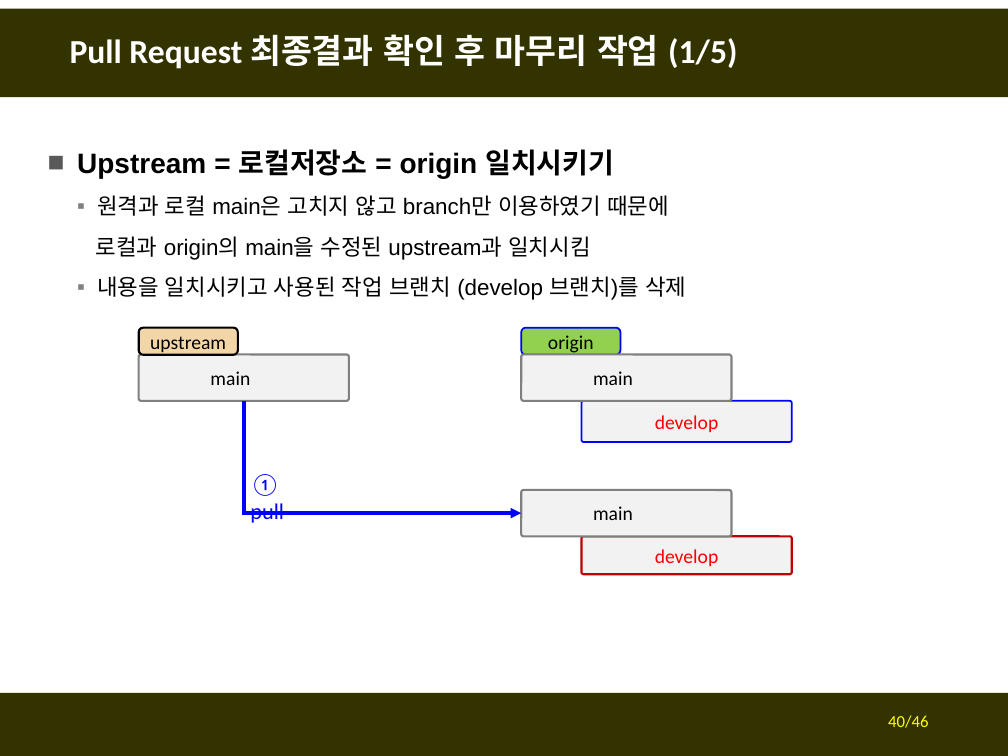
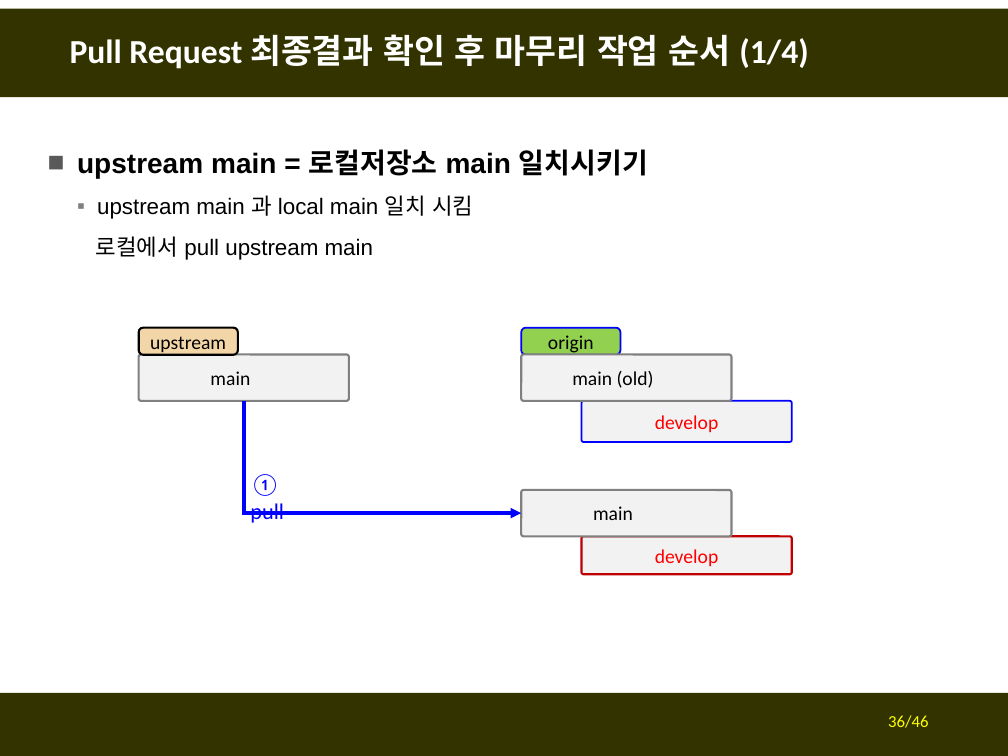
Before and after one commit to fasthill/github-lecture, a slide deck: slide 36 of git및github첫걸음3-forkclonePR.pptx (slide 40 before the commit). Drawn at 1008x756 pixels with LibreOffice and Linux fonts; fonts in the diff are those of the drawing. Boxes give left, top, right and bottom in pixels: in the first picture for what was removed or moved away, otherwise in the second. Text is boxed around its words. In the diff, an @@ line names an element or a change of style, - is before the commit and + after.

```diff
--- a/git및github첫걸음3-forkclonePR.pptx
+++ b/git및github첫걸음3-forkclonePR.pptx
@@ title at box(70, 34, 808, 69): text changed @@
-Pull Request 최종결과 확인 후 마무리 작업 (1/5)
+Pull Request 최종결과 확인 후 마무리 작업 순서 (1/4)
@@ text at box(77, 149, 648, 260): text changed @@
-■ Upstream = 로컬저장소 = origin 일치시키기
-  ▪ 원격과 로컬 main은 고치지 않고 branch만 이용하였기 때문에
-  로컬과 origin의 main을 수정된 upstream과 일치시킴
-  ▪ 내용을 일치시키고 사용된 작업 브랜치 (develop 브랜치)를 삭제
+■ upstream main = 로컬저장소 main 일치시키기
+  ▪ upstream main 과 local main 일치 시킴
+  로컬에서 pull upstream main
@@ text in rounded rectangle at box(572, 371, 654, 388): text changed @@
-main
+main (old)
@@ page number at box(888, 715, 928, 728): text changed @@
-40/46
+36/46
```
Also in this commit, not shown: 5 other slides changed, 1 slide added.
